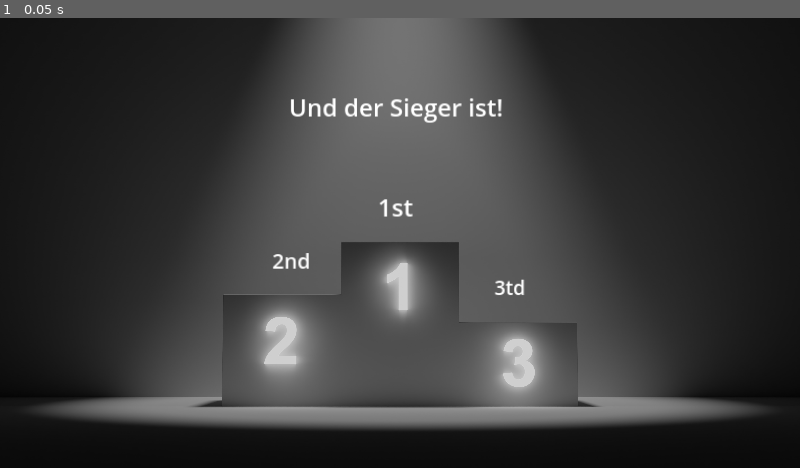
Above: before the commit, frame 1.
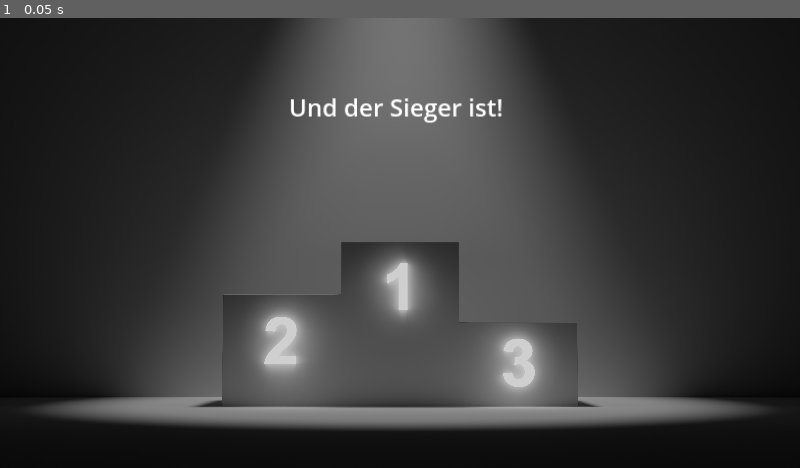
Above: after the commit, the same moment.

Repository: hfxbse/mparty
Game: Godot game, scene res://winner_info/Winner.tscn
Same seed, same stepped clock (60 frames per second), same inputs: the game is played once before the commit and once after it. This scene is started directly instead of the project's main scene.
Inputs:
- Up to frame 1 (0.05 s): no input

The runs differ from the first frame. In frame 1, 0.2% of the frame differs, in the area x 34-66%, y 40-62%.

Commit message:
Display icons of players

Diff:
--- a/winner_info/Winner.gd
+++ b/winner_info/Winner.gd
@@ -1,13 +1,11 @@
 extends CanvasLayer
 
-@onready var first=$Panel/first
-@onready var second = $Panel/second
-@onready var third = $Panel/third
+@onready var first=$Panel/First
+@onready var second = $Panel/Second
+@onready var third = $Panel/Third
 
-# Called when the node enters the scene tree for the first time.
-func _ready():
-	pass # Replace with function body.
 
-# Called every frame. 'delta' is the elapsed time since the previous frame.
-func _process(delta):
-	pass
+func display_winner(players_in_order: Array[Player]):
+	first.texture = players_in_order[0].sprite.texture
+	first.texture = players_in_order[1].sprite.texture
+	first.texture = players_in_order[2].sprite.texture
--- a/winner_info/Winner.tscn
+++ b/winner_info/Winner.tscn
@@ -1,10 +1,10 @@
-[gd_scene load_steps=3 format=3 uid="uid://dmkss2o7o4s1q"]
+[gd_scene load_steps=3 format=3 uid="uid://bxouetf7p2t5i"]
 
-[ext_resource type="Script" path="res://winner_info/Winner.gd" id="1_vrxwr"]
+[ext_resource type="Script" path="res://winner_info/winner.gd" id="1_7st6d"]
 [ext_resource type="Texture2D" uid="uid://drcs53bxwq3tv" path="res://winner_info/winner_stairs.jpg" id="2_a4kle"]
 
 [node name="Winner" type="CanvasLayer"]
-script = ExtResource("1_vrxwr")
+script = ExtResource("1_7st6d")
 
 [node name="Panel" type="Panel" parent="."]
 anchors_preset = 8
@@ -37,50 +37,23 @@
 theme_override_font_sizes/font_size = 35
 text = "Und der Sieger ist!"
 
-[node name="first" type="Label" parent="Panel"]
-layout_mode = 1
-anchors_preset = 8
-anchor_left = 0.5
-anchor_top = 0.5
-anchor_right = 0.5
-anchor_bottom = 0.5
-offset_left = -32.0
-offset_top = -76.0
-offset_right = 24.0
-offset_bottom = -24.0
-grow_horizontal = 2
-grow_vertical = 2
-theme_override_font_sizes/font_size = 35
-text = "1st"
+[node name="First" type="TextureRect" parent="Panel"]
+layout_mode = 0
+offset_left = 386.0
+offset_top = 51.0
+offset_right = 513.0
+offset_bottom = 188.0
 
-[node name="second" type="Label" parent="Panel"]
-layout_mode = 1
-anchors_preset = 8
-anchor_left = 0.5
-anchor_top = 0.5
-anchor_right = 0.5
-anchor_bottom = 0.5
-offset_left = -184.0
-offset_top = 4.0
-offset_right = -128.0
-offset_bottom = 56.0
-grow_horizontal = 2
-grow_vertical = 2
-theme_override_font_sizes/font_size = 30
-text = "2nd"
+[node name="Second" type="TextureRect" parent="Panel"]
+layout_mode = 0
+offset_left = 215.0
+offset_top = 125.0
+offset_right = 342.0
+offset_bottom = 262.0
 
-[node name="third" type="Label" parent="Panel"]
-layout_mode = 1
-anchors_preset = 8
-anchor_left = 0.5
-anchor_top = 0.5
-anchor_right = 0.5
-anchor_bottom = 0.5
-offset_left = 136.0
-offset_top = 44.0
-offset_right = 192.0
-offset_bottom = 96.0
-grow_horizontal = 2
-grow_vertical = 2
-theme_override_font_sizes/font_size = 28
-text = "3td"
+[node name="Third" type="TextureRect" parent="Panel"]
+layout_mode = 0
+offset_left = 558.0
+offset_top = 166.0
+offset_right = 685.0
+offset_bottom = 303.0
